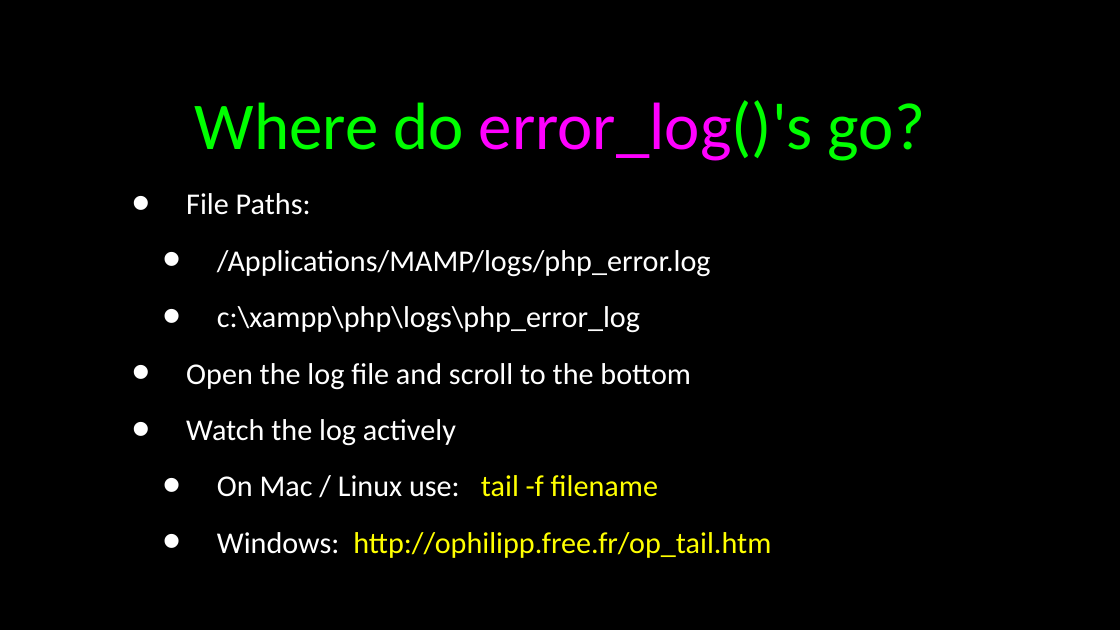
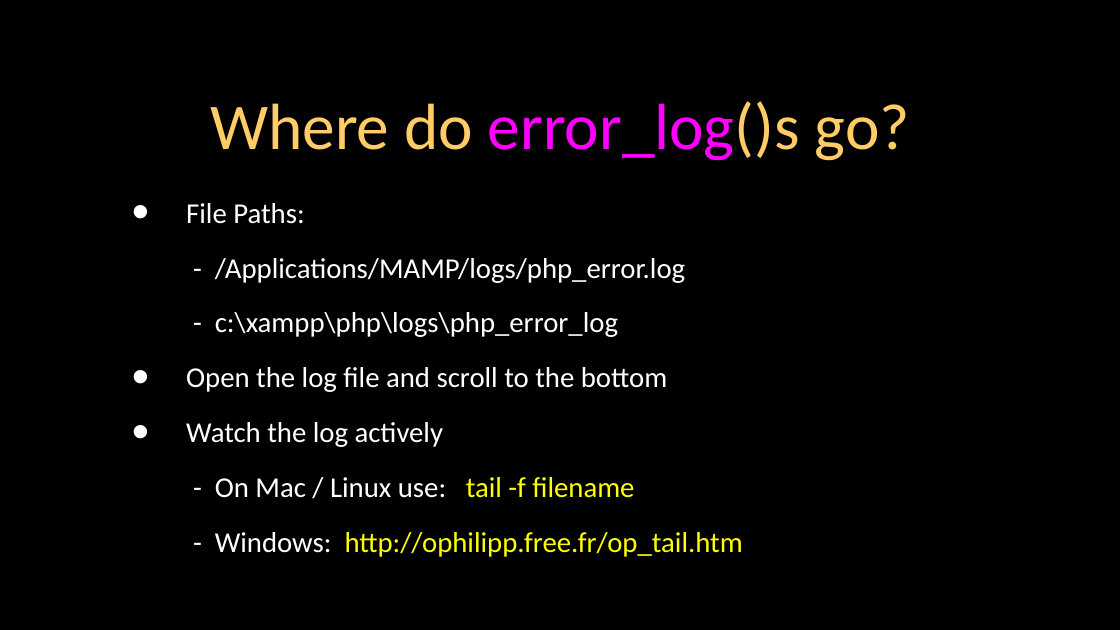
Before and after one commit to csev/wa4e, a slide deck: slide 46 of lectures/PHP-06-MySQL-PDO.ppt. Drawn at 1120x630 pixels with LibreOffice and Linux fonts; fonts in the diff are those of the drawing. Boxes give left, top, right and bottom in pixels: in the first picture for what was removed or moved away, otherwise in the second. Text is boxed around its words. In the diff, an @@ line names an element or a change of style, - is before the commit and + after.

```diff
--- a/lectures/PHP-06-MySQL-PDO.ppt
+++ b/lectures/PHP-06-MySQL-PDO.ppt
@@ title at <box>210,101,910,161</box>: text changed; size 43 to 42 pt; text colour #00FF00 to #FFCC66 @@
-Where do error_log()'s go?
+Where do error_log()s go?
@@ text "File Paths:": place and size @@
-text "File Paths:" at <box>186,193,771,558</box>
+text "File Paths:" at <box>186,203,743,557</box>
@@ text at <box>186,203,667,447</box>: size 19.4 to 18.5 pt in "File Paths:", "Open the log file and scroll to ...", "Watch the log actively" @@
@@ text at <box>215,258,685,337</box>: text changed; size 19.4 to 18.5 pt @@
-  • /Applications/MAMP/logs/php_error.log
-  • c:\xampp\php\logs\php_error_log
+    - /Applications/MAMP/logs/php_error.log
+    - c:\xampp\php\logs\php_error_log
@@ text at <box>215,477,743,557</box>: text changed; size 19.4 to 18.5 pt @@
-  • On Mac / Linux use: tail -f filename
-  • Windows: http://ophilipp.free.fr/op_tail.htm
+    - On Mac / Linux use: tail -f filename
+    - Windows: http://ophilipp.free.fr/op_tail.htm
```
Also in this commit, not shown: 44 other slides changed, 3 other files.
